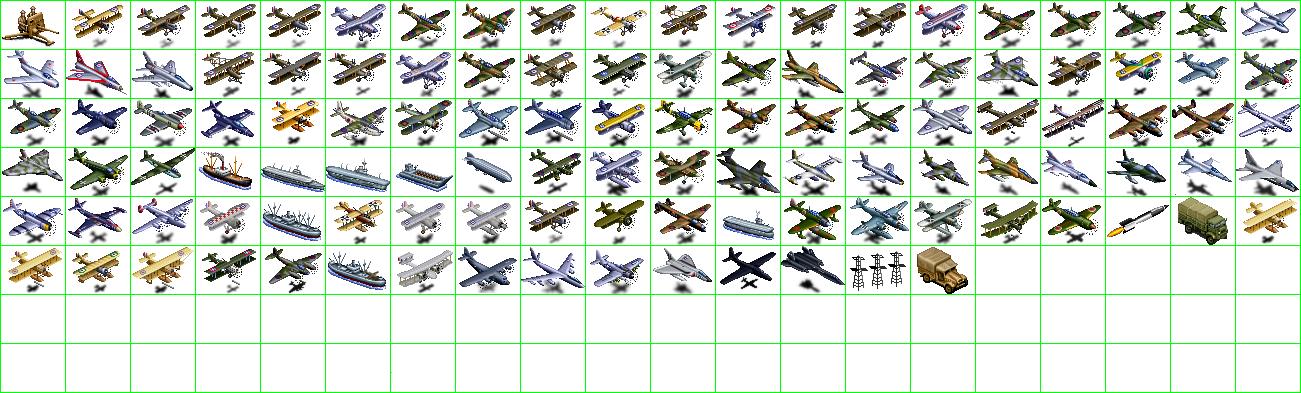
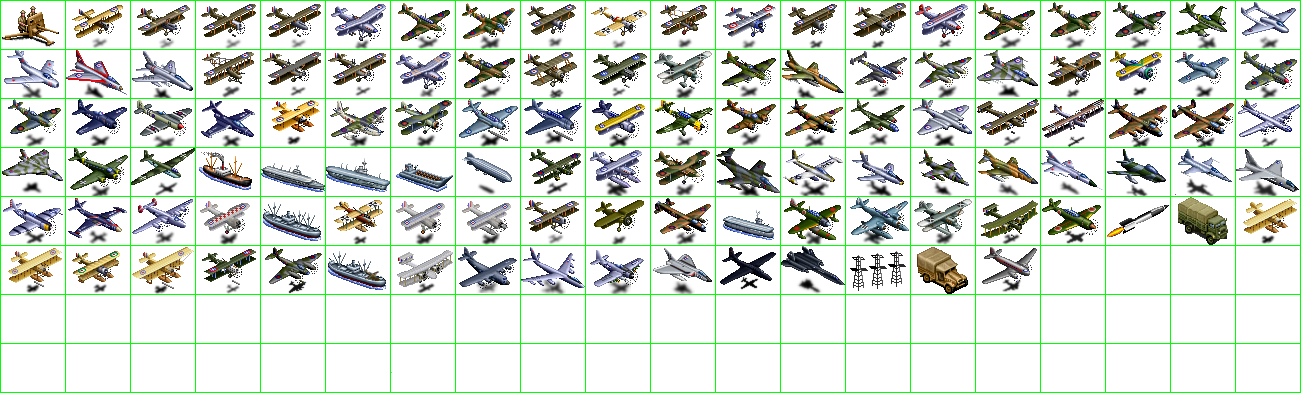
Layer changes from the first 1301x393 image to the second:
painted on "units" over [982, 247, 1037, 293]
